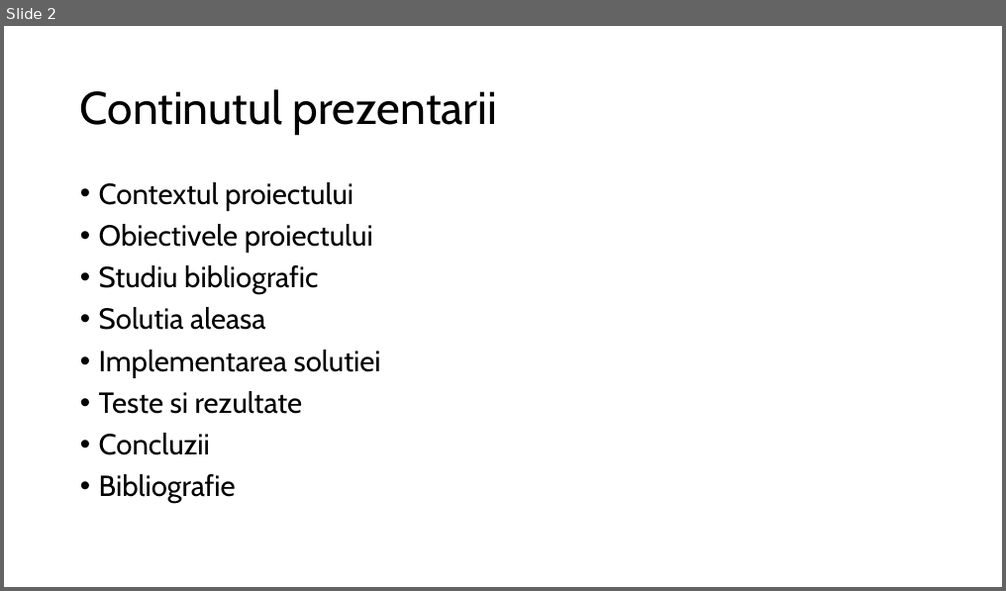
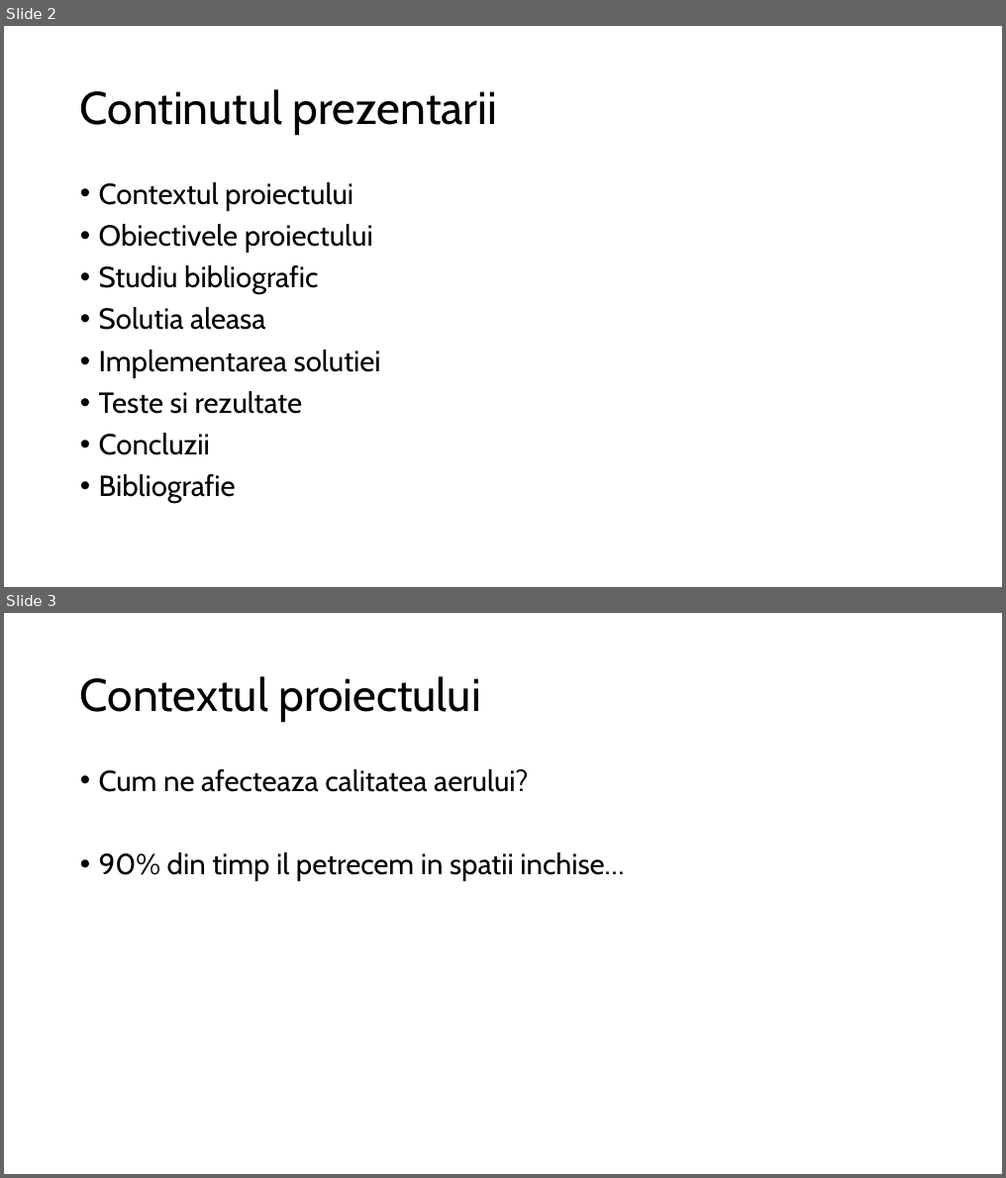
Before and after one commit to Coposescu/IoTDocumentation, a slide deck: Coposescu_Mihai_Octavian_prezentare.pptx. Shown one above the other, each under a label of ours: slide 2 before the commit, slides 2 and 3 after it. The pictures are 1006x591 and 1006x1178 pixels, drawn with LibreOffice and Linux fonts; fonts in the diff are those of the drawing. Boxes give left, top, right and bottom in pixels: in the first picture for what was removed or moved away, otherwise in the second. Text is boxed around its words. In the diff, an @@ line names an element or a change of style, - is before the commit and + after.

```diff
--- a/Coposescu_Mihai_Octavian_prezentare.pptx
+++ b/Coposescu_Mihai_Octavian_prezentare.pptx
@@ slide 3 added at [4, 613, 1002, 1174], background #FFFFFF @@
@@ title added at [80, 676, 480, 722], 44 pt, text #000000 @@
+Contextul proiectului
@@ text added at [99, 769, 624, 881], 28 pt, text #000000 @@
+• Cum ne afecteaza calitatea aerului?
+• 90% din timp il petrecem in spatii inchise…
```
Also in this commit, not shown: 7 other slides added, 2 other files.
